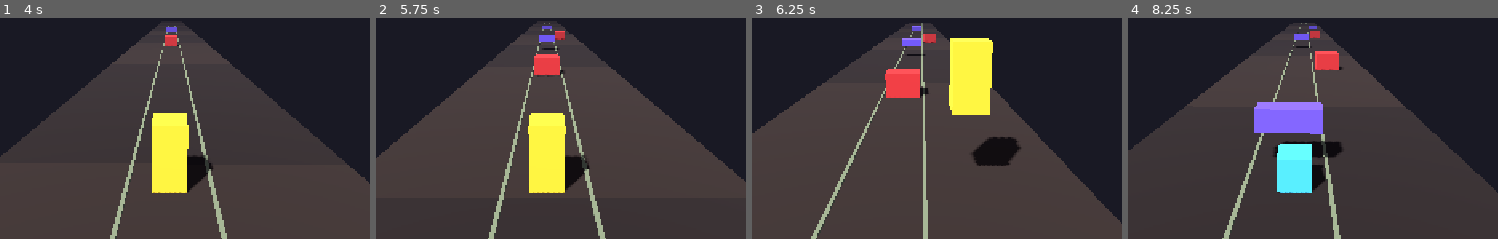
Above: before the commit, frames 1-4 (left to right).
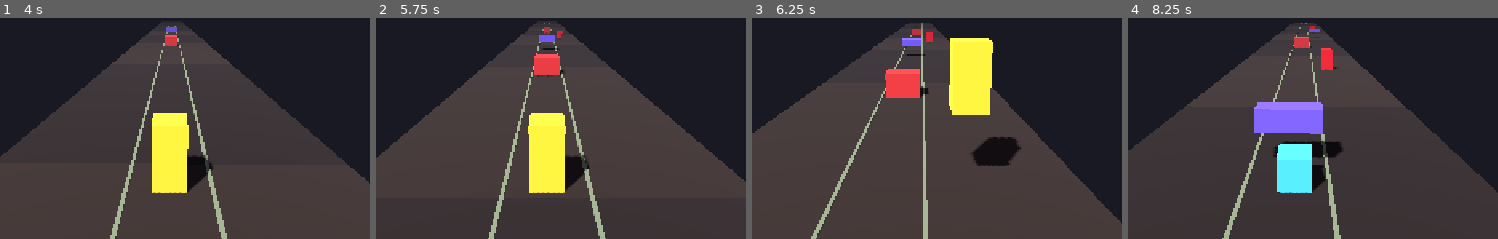
Above: after the commit, the same moments.

Repository: DanielEleojo/tribulation
Game: Godot game, scene res://scenes/game.tscn
Same seed, same stepped clock (60 frames per second), same inputs: the game is played once before the commit and once after it.
Inputs (mouse positions are % of the whole screen's width and height, from its top left):
- Up to frame 1 (4 s): tap Enter (restart) at 0.5 s; move the mouse to (78, 44) at 0.52 s; hold Right (move_right) 0.53-1.28 s; tap Down (slide) at 0.6, 2.3, 2.85 s; click (78, 44) at 0.67 s; tap Space (jump) at 0.77, 1.07, 1.52, 1.55, 1.82, 2.1, 3.02, 3.32, 3.77, 3.8 s; tap F (slash, bound only after the commit) at 0.8, 1.35, 3.05, 3.6 s; move the mouse to (32, 54) at 1.27 s; hold Left (move_left) 1.28-2.03 s; click (32, 54) at 1.42 s; move the mouse to (65, 27) at 2.02 s; hold Right (move_right) 2.03-3.53 s; click (65, 27) at 2.17 s; move the mouse to (49, 69) at 2.77 s; click (49, 69) at 2.92 s; move the mouse to (86, 64) at 3.52 s; hold Left (move_left) from 3.53 s (still down); click (86, 64) at 3.67 s
- Up to frame 2 (5.75 s): keep holding Left (move_left); tap Space (jump) at 4.07, 4.52, 4.82 s; move the mouse to (22, 34) at 4.27 s; tap Down (slide) at 4.35 s; click (22, 34) at 4.42 s; move the mouse to (59, 49) at 5.02 s; tap F (slash, bound only after the commit) at 5.1 s; click (59, 49) at 5.17 s
- Up to frame 3 (6.25 s): move the mouse to (38, 24) at 5.77 s; release Left (move_left) at 5.78 s; hold Right (move_right) from 5.78 s (still down); tap Space (jump) at 5.85, 6.02 s; click (38, 24) at 5.92 s
- Up to frame 4 (8.25 s): tap Space (jump) at 6.32, 6.77, 7.07, 7.52, 7.82 s; move the mouse to (78, 44) at 6.52 s; tap Down (slide) at 6.6, 8.1 s; click (78, 44) at 6.67 s; move the mouse to (32, 54) at 7.27 s; tap F (slash, bound only after the commit) at 7.35 s; click (32, 54) at 7.42 s; move the mouse to (65, 27) at 8.02 s; release Right (move_right) at 8.03 s; hold Left (move_left) from 8.03 s (still down); click (65, 27) at 8.17 s
The pictures show only the part of the screen within x 31-81%, y 37-87%; the shares and areas given below are measured in that part.

Frame 1 is identical in both runs. In frame 2, 0.1% of the frame differs, in the area x 44-52%, y 3-10%; in frame 3, 0.2%; in frame 4, 0.8%, in the area x 44-58%, y 3-24%.

Commit message:
Phase 2.A: slash mechanic + enemy spawns

Diff:
--- a/project.godot
+++ b/project.godot
@@ -52,6 +52,15 @@
 "events": [Object(InputEventKey,"resource_local_to_scene":false,"resource_name":"","device":-1,"window_id":0,"alt_press …(195 unchanged characters)…
 ]
 }
+slash={
+"deadzone": 0.5,
+"events": [Object(InputEventKey,"resource_local_to_scene":false,"resource_name":"","device":-1,"window_id":0,"alt_pressed":false,"shift_pressed":false,"ctrl_pressed":false,"meta_pressed":false,"pressed":false,"keycode":0,"physical_keycode":70,"key_label":0,"unicode":0,"location":0,"echo":false,"script":null)
+]
+}
+
+[input_devices]
+
+pointing/emulate_touch_from_mouse=true
 
 [rendering]
 
--- a/scripts/player.gd
+++ b/scripts/player.gd
@@ -13,6 +13,10 @@
 @export var gravity: float = 30.0          # downward acceleration (units/sec^2)
 @export var jump_velocity: float = 12.0  # upward velocity on jump (units/sec)
 @export var fast_fall_speed: float = 30.0  # downward dive speed when sliding mid-air
+@export var slash_range: float = 6.0     # how far ahead a slash reaches (units)
+@export var slash_cooldown: float = 0.25 # min seconds between slashes
+
+const SLASH_LANE_TOL: float = 1.6        # x tolerance to count an enemy as "in lane"
 
 const STAND_HEIGHT: float = 2.0
 const SLIDE_HEIGHT: float = 1.0
@@ -36,6 +40,7 @@
 var _pending_slide: bool = false         # queued slide for when a fast-fall lands
 var _was_on_floor: bool = false
 var _dead: bool = false
+var _slash_cd: float = 0.0
 
 var _mesh: MeshInstance3D
 var _box: BoxMesh
@@ -54,6 +59,7 @@
 		swipe.swiped_right.connect(move_right)
 		swipe.swiped_up.connect(try_jump)
 		swipe.swiped_down.connect(start_slide)
+		swipe.tapped.connect(try_slash)
 
 func _build_body() -> void:
 	# Visual + collision boxes, offset up by half-height so the origin is at the FEET.
@@ -88,6 +94,10 @@
 		try_jump()
 	if Input.is_action_just_pressed("slide"):
 		start_slide()
+	if Input.is_action_just_pressed("slash"):
+		try_slash()
+	if _slash_cd > 0.0:
+		_slash_cd -= delta
 
 	var grounded := is_on_floor()
 	# A queued fast-fall slide fires the moment we touch down.
@@ -160,6 +170,36 @@
 	_col.position = Vector3(0.0, h * 0.5, 0.0)
 	_mat.albedo_color = col
 
+## Slash: melee forward. Destroys enemies ahead within range in the current lane.
+func try_slash() -> void:
+	if _dead or _slash_cd > 0.0:
+		return
+	_slash_cd = slash_cooldown
+	_show_slash_fx()
+	for e in get_tree().get_nodes_in_group("enemy"):
+		if not is_instance_valid(e):
+			continue
+		var ahead: float = global_position.z - e.global_position.z  # >0 means enemy is in front
+		var lateral: float = absf(e.global_position.x - global_position.x)
+		if ahead >= -1.0 and ahead <= slash_range and lateral <= SLASH_LANE_TOL:
+			e.queue_free()
+
+## Brief glowing slash arc in front of the player.
+func _show_slash_fx() -> void:
+	var fx := MeshInstance3D.new()
+	var bm := BoxMesh.new()
+	bm.size = Vector3(2.6, 2.0, 0.3)
+	fx.mesh = bm
+	var m := StandardMaterial3D.new()
+	m.transparency = BaseMaterial3D.TRANSPARENCY_ALPHA
+	m.albedo_color = Color(0.9, 0.95, 1.0, 0.6)
+	m.emission_enabled = true
+	m.emission = Color(0.8, 0.9, 1.0)
+	fx.material_override = m
+	fx.position = Vector3(0.0, 1.0, -2.2)
+	add_child(fx)
+	get_tree().create_timer(0.12).timeout.connect(fx.queue_free)
+
 ## Called by the game coordinator when the player dies.
 func on_death() -> void:
 	_dead = true
--- a/scripts/spawner.gd
+++ b/scripts/spawner.gd
@@ -19,6 +19,10 @@
 const BAR_SIZE := Vector3(2.2, 0.8, 0.8)
 const BAR_BOTTOM_Y: float = 1.2
 const BAR_COLOR := Color(0.45, 0.35, 0.9)
+
+# Enemy (sect disciple): slash it, or change lane. Stands in one lane on the ground.
+const ENEMY_SIZE := Vector3(0.95, 1.8, 0.95)
+const ENEMY_COLOR := Color(0.75, 0.12, 0.16)
 
 # Frequency ramp.
 @export var start_interval: float = 1.4   # seconds between spawns at the start
@@ -58,16 +62,16 @@
 	return lerpf(start_interval, min_interval, t)
 
 func _spawn() -> void:
-	# Alternate type so both jump and slide get exercised; random lane.
-	var is_block: bool = (_spawn_index % 2 == 0)
+	# Cycle the three kinds so jump / slide / slash all get exercised; random lane.
+	var kind: int = _spawn_index % 3   # 0 = block, 1 = bar, 2 = enemy
 	_spawn_index += 1
 	var lane: int = randi() % 3
-	var obs := _make_obstacle(is_block)
+	var obs := _make_obstacle(kind)
 	var x: float = float(lane - 1) * LANE_WIDTH
 	obs.position = Vector3(x, 0.0, player.global_position.z - SPAWN_AHEAD)
 	add_child(obs)
 
-func _make_obstacle(is_block: bool) -> Area3D:
+func _make_obstacle(kind: int) -> Area3D:
 	var area := Area3D.new()
 	var mesh := MeshInstance3D.new()
 	var box := BoxMesh.new()
@@ -77,14 +81,22 @@
 
 	var size: Vector3
 	var center_y: float
-	if is_block:
-		size = BLOCK_SIZE
-		center_y = BLOCK_SIZE.y * 0.5            # bottom sits at y=0
-		mat.albedo_color = BLOCK_COLOR
-	else:
-		size = BAR_SIZE
-		center_y = BAR_BOTTOM_Y + BAR_SIZE.y * 0.5
-		mat.albedo_color = BAR_COLOR
+	match kind:
+		1:
+			size = BAR_SIZE
+			center_y = BAR_BOTTOM_Y + BAR_SIZE.y * 0.5
+			mat.albedo_color = BAR_COLOR
+		2:
+			size = ENEMY_SIZE
+			center_y = ENEMY_SIZE.y * 0.5
+			mat.albedo_color = ENEMY_COLOR
+			mat.emission_enabled = true
+			mat.emission = Color(0.4, 0.04, 0.06)
+			area.add_to_group("enemy")
+		_:
+			size = BLOCK_SIZE
+			center_y = BLOCK_SIZE.y * 0.5            # bottom sits at y=0
+			mat.albedo_color = BLOCK_COLOR
 
 	box.size = size
 	mesh.mesh = box
Not shown, changed: devlog.txt
